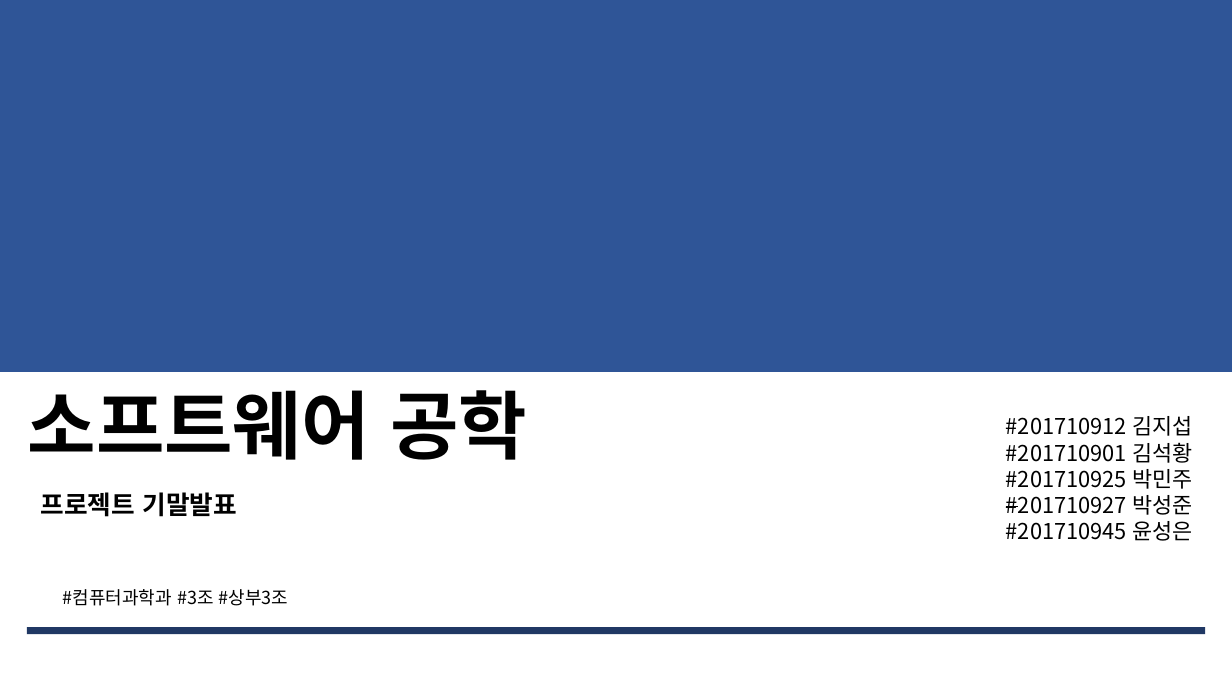
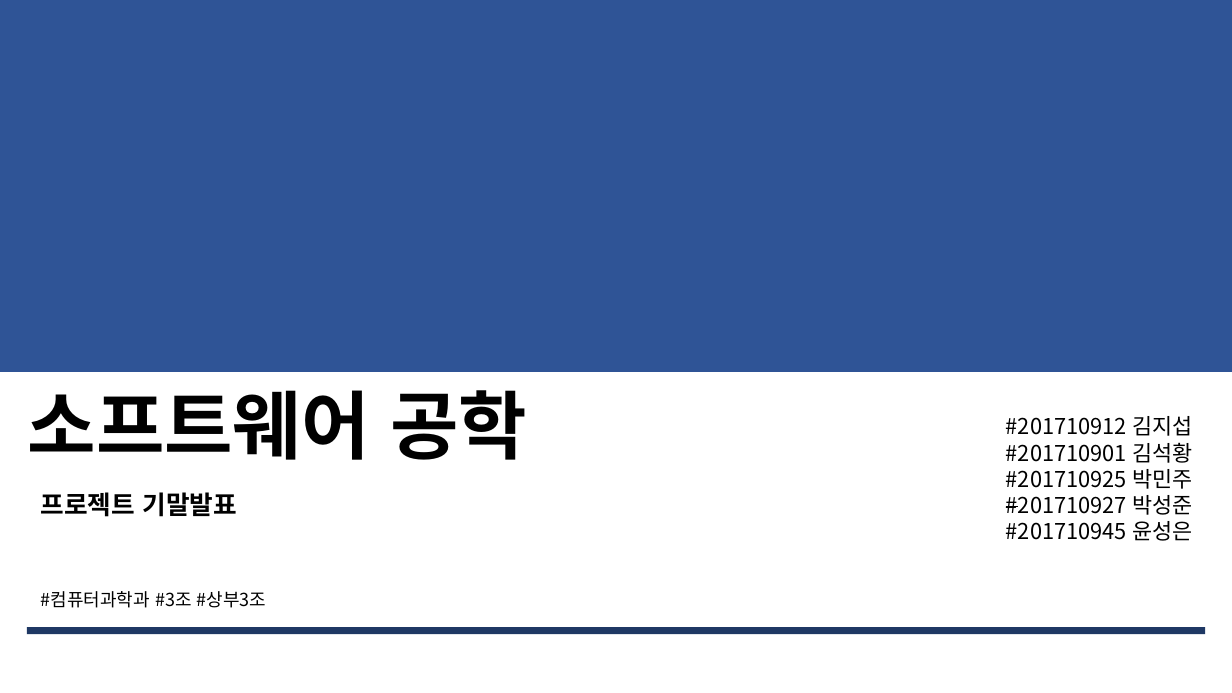
Before and after one commit to Jeeseob/SoftwareEngineering, a slide deck: slide 1 of 소공_기말발표.pptx. Drawn at 1232x693 pixels with LibreOffice and Linux fonts; fonts in the diff are those of the drawing. Boxes give left, top, right and bottom in pixels: in the first picture for what was removed or moved away, otherwise in the second. Text is boxed around its words. In the diff, an @@ line names an element or a change of style, - is before the commit and + after.

```diff
--- a/소공_기말발표.pptx
+++ b/소공_기말발표.pptx
@@ text "#컴퓨터과학과 #3조 #상부3조": place and size @@
-text "#컴퓨터과학과 #3조 #상부3조" at [63, 589, 289, 606]
+text "#컴퓨터과학과 #3조 #상부3조" at [41, 591, 267, 608]
```
Also in this commit, not shown: 21 other slides changed, 3 slides added.
